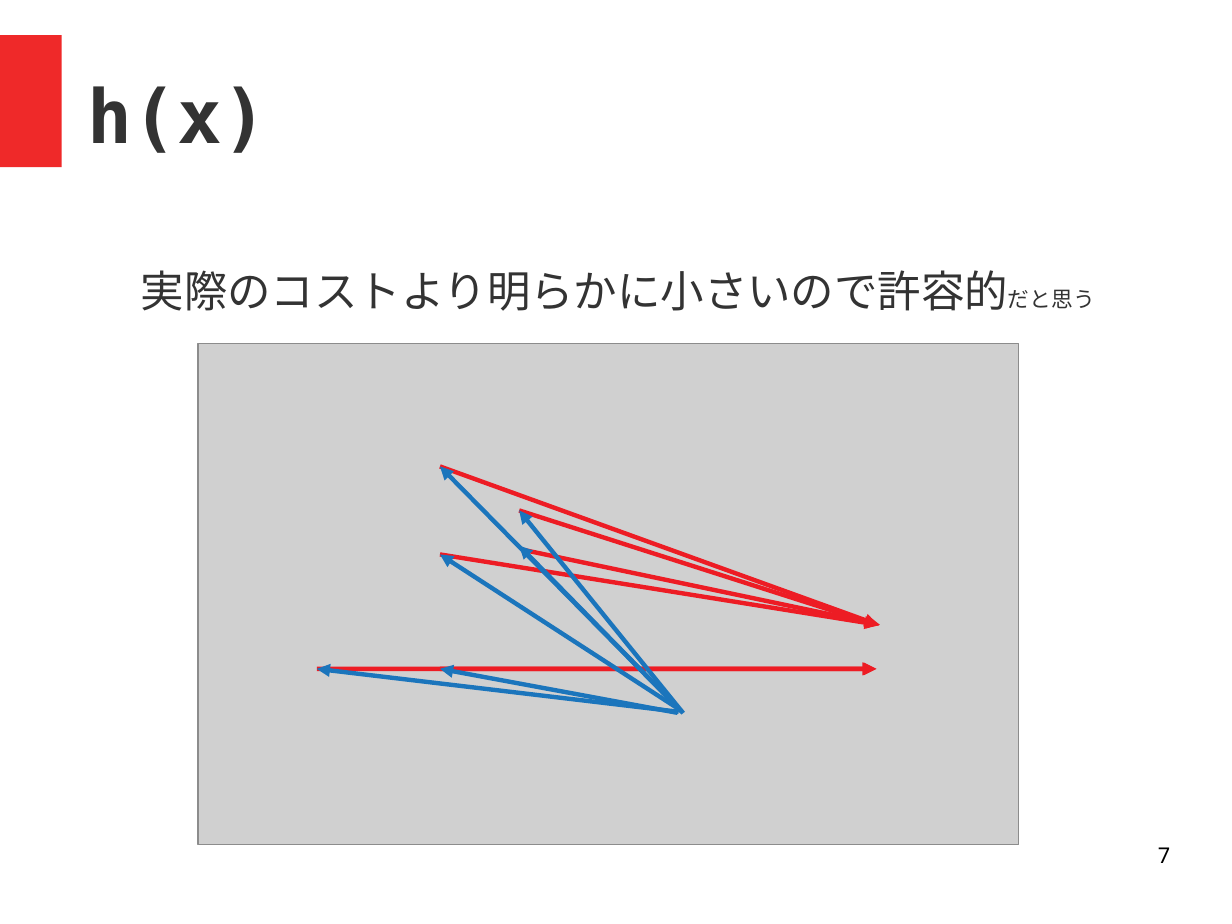
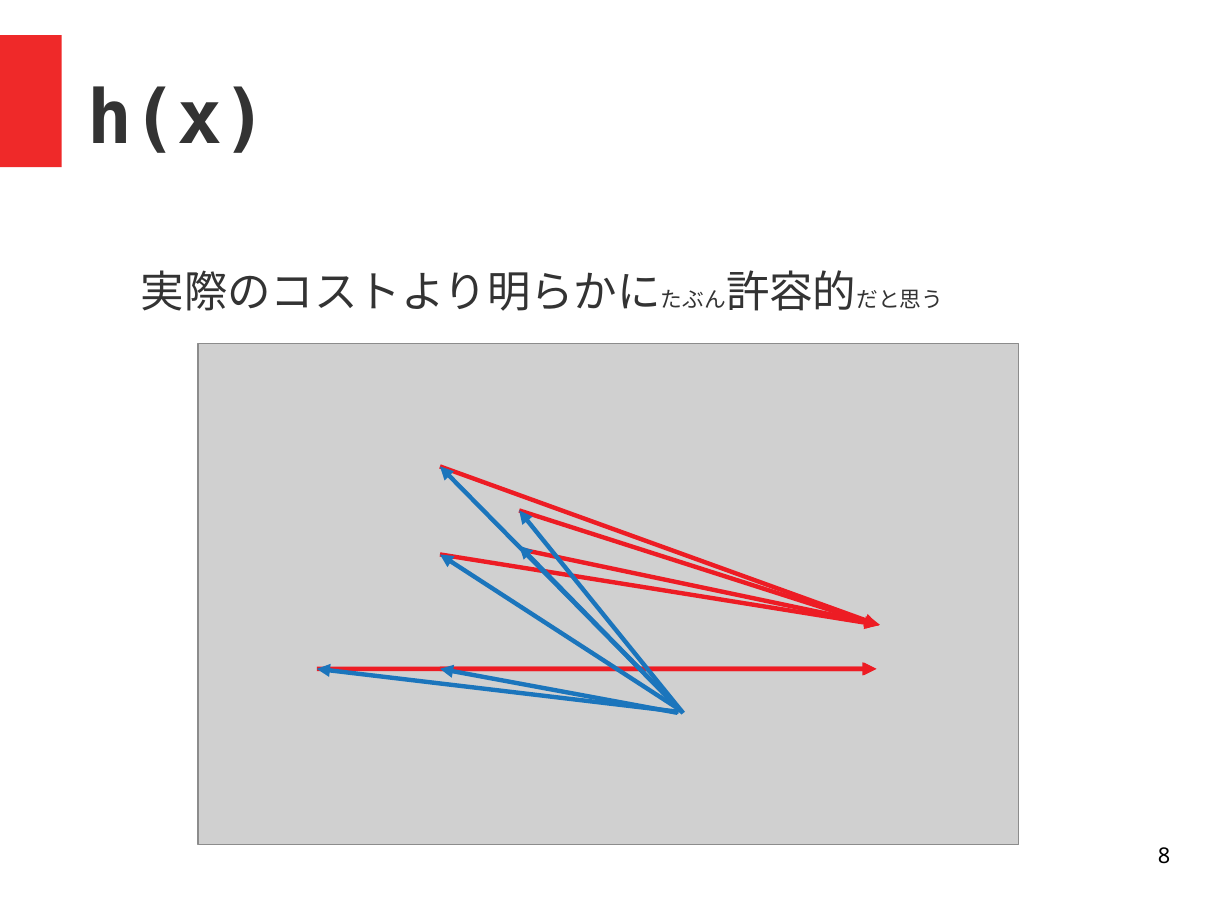
Before and after one commit to ptr-yudai/titech-sokoban, a slide deck: slide 8 of presentation.odp (slide 7 before the commit). Drawn at 1232x924 pixels with LibreOffice and Linux fonts; fonts in the diff are those of the drawing; grey boxes stand for pictures. Boxes give left, top, right and bottom in pixels: in the first picture for what was removed or moved away, otherwise in the second. Text is boxed around its words. In the diff, an @@ line names an element or a change of style, - is before the commit and + after.

```diff
--- a/presentation.odp
+++ b/presentation.odp
@@ text at (141, 270, 943, 311): text changed @@
-実際のコストより明らかに小さいので許容的だと思う
+実際のコストより明らかにたぶん許容的だと思う
@@ page number at (1158, 847, 1170, 864): text changed @@
-7
+8
```
Also in this commit, not shown: 4 other slides changed, 3 slides added, 1 slide removed, 1 other file.
